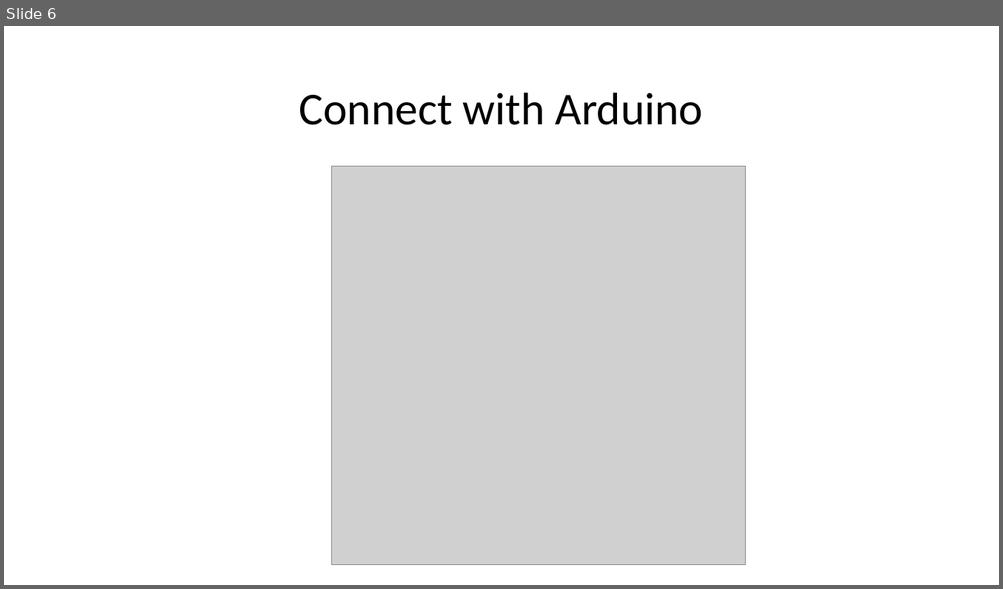
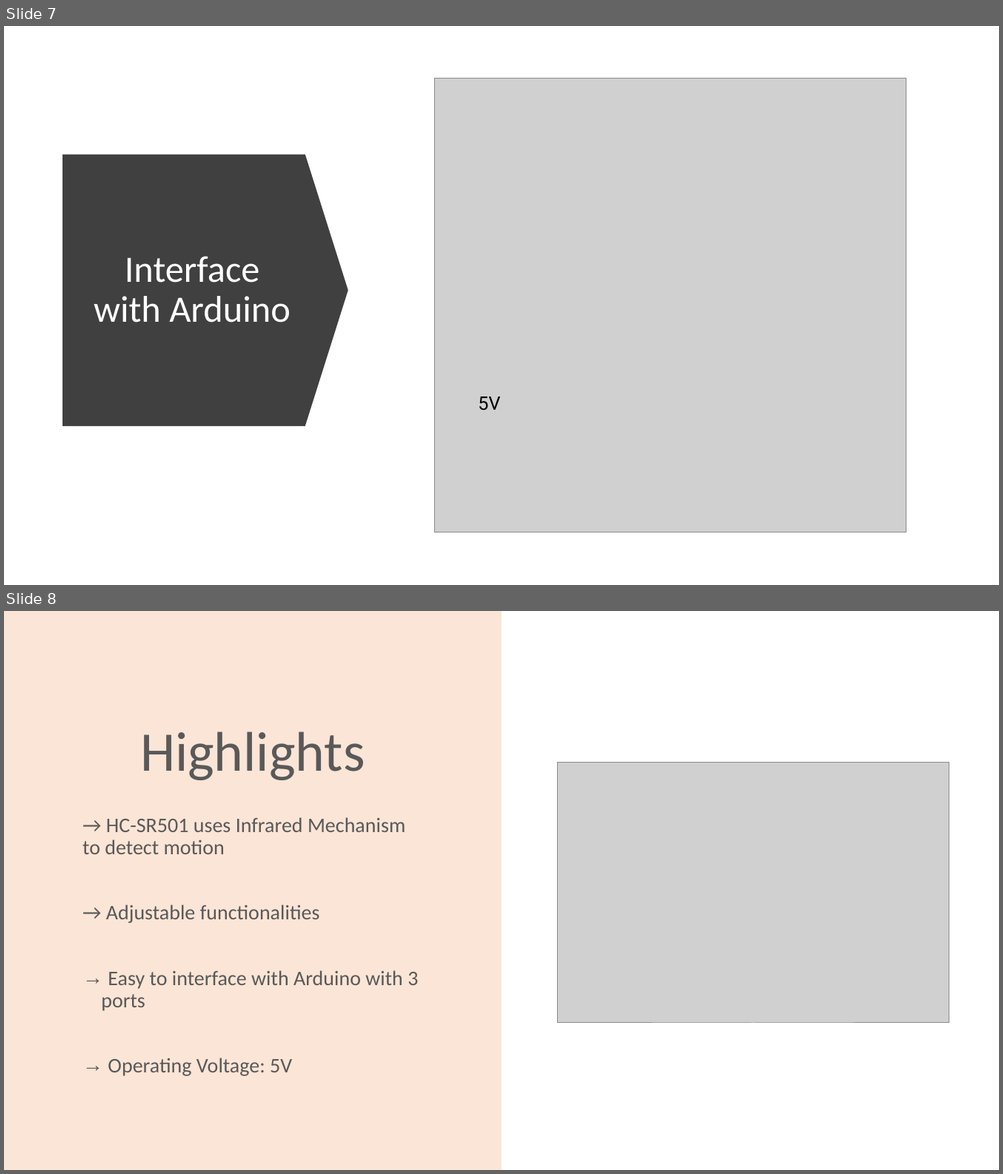
Before and after one commit to ptyn7600/PIR-motion-sensor, a slide deck: Other-Files/PIR-motion-sensor.pptx. Shown one above the other, each under a label of ours: slide 6 before the commit, slides 7 and 8 after it. The pictures are 1003x589 and 1003x1174 pixels, drawn with LibreOffice and Linux fonts; fonts in the diff are those of the drawing; grey boxes stand for pictures. Boxes give left, top, right and bottom in pixels: in the first picture for what was removed or moved away, otherwise in the second. Text is boxed around its words. In the diff, an @@ line names an element or a change of style, - is before the commit and + after.

```diff
--- a/Other-Files/PIR-motion-sensor.pptx
+++ b/Other-Files/PIR-motion-sensor.pptx
@@ slide 8 added at (x1=4, y1=611, x2=999, y2=1170), background #FFFFFF @@
@@ rectangle added at (x1=4, y1=611, x2=502, y2=1170), fill #FBE5D6 @@
@@ title added at (x1=140, y1=732, x2=365, y2=780), 54 pt, text #595959 @@
+Highlights
@@ picture added at (x1=558, y1=762, x2=949, y2=1023) @@
@@ text added at (x1=82, y1=817, x2=418, y2=1076), 20 pt, text #595959 @@
+→ HC-SR501 uses Infrared Mechanism to detect motion
+→ Adjustable functionalities
+→ Easy to interface with Arduino with 3 ports
+→ Operating Voltage: 5V
@@ what was slide 6 is now slide 7 @@
@@ slide 7 changed as well @@
@@ picture resized from (x1=332, y1=167, x2=745, y2=565) to (x1=435, y1=79, x2=906, y2=533) @@
@@ down arrow added at (x1=63, y1=154, x2=349, y2=426), fill #404040 @@
@@ title at (x1=94, y1=256, x2=290, y2=323): text changed; size 44 to 36 pt; text colour #000000 to #FFFFFF @@
-Connect with Arduino
+Interface with Arduino
@@ text added at (x1=478, y1=397, x2=500, y2=411), 18 pt, text #000000 @@
+5V
```
Also in this commit, not shown: 5 other slides changed, 2 other slides added, 1 slide removed.
